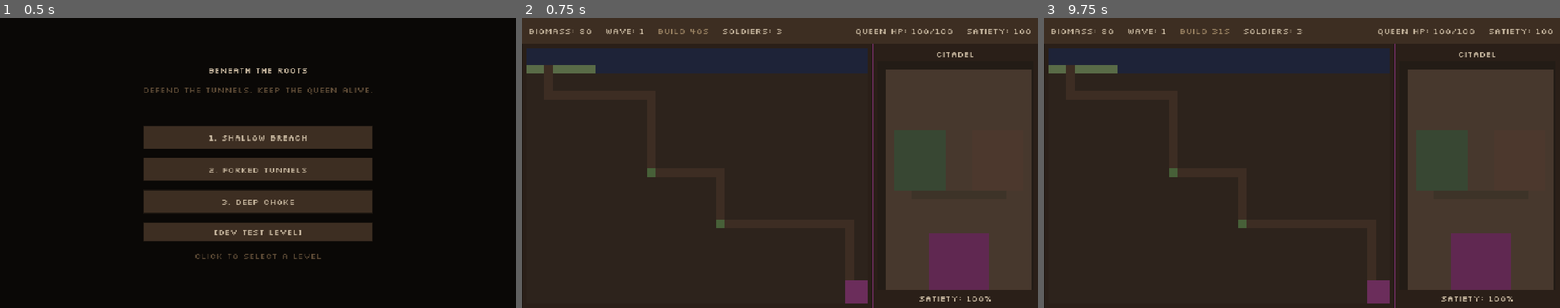
Above: before the commit, frames 1-3 (left to right).
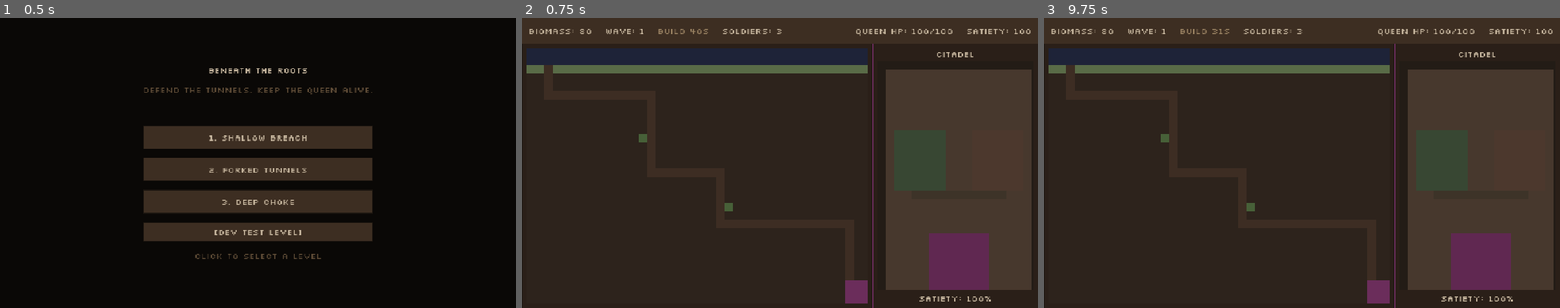
Above: after the commit, the same moments.

Repository: matiaspereiraobando/beneath-the-roots
Game: Godot game, scene res://scenes/menu.tscn
The game is run twice, just before and just after one commit, with the same random seed, the same clock (stepped at 60 frames per second) and the same inputs.
Inputs (mouse positions are in pixels of both pictures, inside the frame that each line leads up to):
- Up to frame 1 (0.5 s): no input
- Up to frame 2 (0.75 s): click "1. Shallow Breach" at 0.5 s
- Up to frame 3 (9.75 s): tap Enter at 1.25, 2.75, 4.25 s; move the mouse to (1415, 148) at 1.27 s; click (1415, 148) at 1.42 s; tap Space at 2, 3.5, 5 s; move the mouse to (1198, 177) at 2.02 s; click (1198, 177) at 2.17 s; move the mouse to (1353, 99) at 2.77 s; click (1353, 99) at 2.92 s; move the mouse to (1276, 221) at 3.52 s; click (1276, 221) at 3.67 s; move the mouse to (1456, 206) at 4.27 s; click (1456, 206) at 4.42 s; move the mouse to (1147, 119) at 5.02 s; click (1147, 119) at 5.17 s; move the mouse to (1327, 163) at 5.77 s; click (1327, 163) at 5.92 s; move the mouse to (1224, 90) at 6.52 s; click (1224, 90) at 6.67 s; move the mouse to (1415, 148) at 7.27 s; click (1415, 148) at 7.42 s; move the mouse to (1198, 177) at 8.02 s; click (1198, 177) at 8.17 s; move the mouse to (1353, 99) at 8.77 s; click (1353, 99) at 8.92 s; move the mouse to (1276, 221) at 9.52 s; click (1276, 221) at 9.67 s

Frame 1 is identical in both runs. In frame 2, 1.7% of the frame differs, in the area x 14-67%, y 16-73%; in frame 3, 1.7%.

Commit message:
fix: macro map layout and tower soldier menu UX
Paint the full surface grass row, place build slots on off-path dirt tiles, and fix SubViewport tower menu input so soldiers can be assigned without the menu jumping.

Co-authored-by: Cursor <cursoragent@cursor.com>

Diff:
--- a/data/levels/level0_test.json
+++ b/data/levels/level0_test.json
@@ -8,8 +8,8 @@
   "startingSoldiers": 3,
   "queenMaxHp": 100,
   "buildSlots": [
-    { "x": 14, "y": 14 },
-    { "x": 22, "y": 20 }
+    { "x": 13, "y": 10 },
+    { "x": 23, "y": 18 }
   ],
   "tunnelTiles": [
     [2, 2], [2, 3], [2, 4], [2, 5], [3, 5], [4, 5], [5, 5], [6, 5],
--- a/scenes/macro_panel.tscn
+++ b/scenes/macro_panel.tscn
@@ -21,7 +21,7 @@
 stretch = true
 
 [node name="SubViewport" type="SubViewport" parent="Margin/SubViewportContainer"]
-handle_input_locally = false
+handle_input_locally = true
 size = Vector2i(640, 480)
 render_target_update_mode = 4
 
--- a/scenes/macro_world.tscn
+++ b/scenes/macro_world.tscn
@@ -13,29 +13,33 @@
 
 [node name="Projectiles" type="Node2D" parent="."]
 
-[node name="TowerMenu" type="PanelContainer" parent="."]
+[node name="UILayer" type="CanvasLayer" parent="."]
+follow_viewport_enabled = true
+layer = 10
+
+[node name="TowerMenu" type="PanelContainer" parent="UILayer"]
 visible = false
 offset_right = 140.0
 offset_bottom = 72.0
 
-[node name="VBox" type="VBoxContainer" parent="TowerMenu"]
+[node name="VBox" type="VBoxContainer" parent="UILayer/TowerMenu"]
 layout_mode = 2
 
-[node name="Info" type="Label" parent="TowerMenu/VBox"]
+[node name="Info" type="Label" parent="UILayer/TowerMenu/VBox"]
 layout_mode = 2
 text = "Spitter"
 
-[node name="Buttons" type="HBoxContainer" parent="TowerMenu/VBox"]
+[node name="Buttons" type="HBoxContainer" parent="UILayer/TowerMenu/VBox"]
 layout_mode = 2
 
-[node name="AddBtn" type="Button" parent="TowerMenu/VBox/Buttons"]
+[node name="AddBtn" type="Button" parent="UILayer/TowerMenu/VBox/Buttons"]
 layout_mode = 2
 text = "+Sol"
 
-[node name="RemoveBtn" type="Button" parent="TowerMenu/VBox/Buttons"]
+[node name="RemoveBtn" type="Button" parent="UILayer/TowerMenu/VBox/Buttons"]
 layout_mode = 2
 text = "-Sol"
 
-[node name="CloseBtn" type="Button" parent="TowerMenu/VBox/Buttons"]
+[node name="CloseBtn" type="Button" parent="UILayer/TowerMenu/VBox/Buttons"]
 layout_mode = 2
 text = "X"
--- a/scripts/data/level_loader.gd
+++ b/scripts/data/level_loader.gd
@@ -28,21 +28,20 @@
 	for x in cols:
 		cells[0][x] = PlaceholderTilesets.MacroTile.SKY
 		cells[1][x] = PlaceholderTilesets.MacroTile.SKY
-	for x in mini(8, cols):
+	# Full grass surface row (row 2)
+	for x in cols:
 		cells[2][x] = PlaceholderTilesets.MacroTile.SURFACE
-	for x in range(8, cols):
-		cells[2][x] = PlaceholderTilesets.MacroTile.SKY
 	var spawn: Vector2i = Vector2i(data.spawnTile.x, data.spawnTile.y)
 	cells[spawn.y][spawn.x] = PlaceholderTilesets.MacroTile.SPAWN
-	var build_set := {}
-	for slot in data.get("buildSlots", []):
-		build_set[Vector2i(slot.x, slot.y)] = true
 	for pair in data.get("tunnelTiles", []):
 		var c := Vector2i(pair[0], pair[1])
-		if build_set.has(c):
+		cells[c.y][c.x] = PlaceholderTilesets.MacroTile.TUNNEL
+	for slot in data.get("buildSlots", []):
+		var c := Vector2i(slot.x, slot.y)
+		if cells[c.y][c.x] == PlaceholderTilesets.MacroTile.TUNNEL:
+			push_warning("Build slot overlaps path at (%d, %d)" % [c.x, c.y])
+		else:
 			cells[c.y][c.x] = PlaceholderTilesets.MacroTile.BUILD
-		else:
-			cells[c.y][c.x] = PlaceholderTilesets.MacroTile.TUNNEL
 	var rect: Dictionary = data.citadelRect
 	for dy in rect.h:
 		for dx in rect.w:
--- a/scripts/macro_panel.gd
+++ b/scripts/macro_panel.gd
@@ -2,7 +2,6 @@
 
 @onready var _viewport: SubViewport = $Margin/SubViewportContainer/SubViewport
 @onready var _macro_world: Node2D = $Margin/SubViewportContainer/SubViewport/MacroWorld
-@onready var _container: SubViewportContainer = $Margin/SubViewportContainer
 
 
 func _ready() -> void:
@@ -11,22 +10,3 @@
 	var w := GameConfig.macro_width() - 16
 	var h := GameConfig.panel_height() - 16
 	_viewport.size = Vector2i(w, h)
-	_container.gui_input.connect(_on_container_gui_input)
-
-
-func _on_container_gui_input(event: InputEvent) -> void:
-	if not event is InputEventMouseButton:
-		return
-	var mb := event as InputEventMouseButton
-	if not mb.pressed or mb.button_index != MOUSE_BUTTON_LEFT:
-		return
-	var pos := _container.get_local_mouse_position()
-	var vp_size := Vector2(_viewport.size)
-	var container_size := _container.size
-	if container_size.x <= 0 or container_size.y <= 0:
-		return
-	var world_pos := Vector2(
-		pos.x / container_size.x * vp_size.x,
-		pos.y / container_size.y * vp_size.y
-	)
-	_macro_world.handle_world_click(world_pos)
--- a/scripts/macro_world.gd
+++ b/scripts/macro_world.gd
@@ -4,11 +4,11 @@
 @onready var enemies_root: Node2D = $Enemies
 @onready var towers_root: Node2D = $Towers
 @onready var projectiles_root: Node2D = $Projectiles
-@onready var tower_menu: PanelContainer = $TowerMenu
-@onready var _tower_info: Label = $TowerMenu/VBox/Info
-@onready var _add_btn: Button = $TowerMenu/VBox/Buttons/AddBtn
-@onready var _remove_btn: Button = $TowerMenu/VBox/Buttons/RemoveBtn
-@onready var _close_btn: Button = $TowerMenu/VBox/Buttons/CloseBtn
+@onready var tower_menu: PanelContainer = $UILayer/TowerMenu
+@onready var _tower_info: Label = $UILayer/TowerMenu/VBox/Info
+@onready var _add_btn: Button = $UILayer/TowerMenu/VBox/Buttons/AddBtn
+@onready var _remove_btn: Button = $UILayer/TowerMenu/VBox/Buttons/RemoveBtn
+@onready var _close_btn: Button = $UILayer/TowerMenu/VBox/Buttons/CloseBtn
 
 var _pathfinding := GridPathfinding.new()
 var _wave_manager := WaveManager.new()
@@ -41,6 +41,7 @@
 	GameState.enemy_reached_end.connect(_on_enemy_removed)
 	GameState.tower_placed.connect(_on_tower_placed)
 	GameState.projectiles_changed.connect(_sync_projectiles)
+	GameState.soldiers_changed.connect(_on_soldiers_changed)
 	_add_btn.pressed.connect(_on_add_soldier)
 	_remove_btn.pressed.connect(_on_remove_soldier)
 	_close_btn.pressed.connect(_hide_tower_menu)
@@ -101,6 +102,15 @@
 	_sync_projectiles()
 
 
+func _unhandled_input(event: InputEvent) -> void:
+	if not event is InputEventMouseButton:
+		return
+	var mb := event as InputEventMouseButton
+	if not mb.pressed or mb.button_index != MOUSE_BUTTON_LEFT:
+		return
+	handle_world_click(get_local_mouse_position())
+
+
 func handle_world_click(world_pos: Vector2) -> void:
 	if GameState.phase == GameState.Phase.WON or GameState.phase == GameState.Phase.LOST:
 		return
@@ -119,9 +129,25 @@
 	_selected_tower = tower
 	tower_menu.visible = true
 	tower_menu.position = world_pos + Vector2(8, -40)
+	_refresh_tower_menu()
+
+
+func _refresh_tower_menu() -> void:
+	if _selected_tower.is_empty():
+		return
 	_tower_info.text = "Spitter  Soldiers: %d/%d" % [
-		tower.soldiers, GameTuning.TOWER_BASE_SLOTS
+		_selected_tower.soldiers, GameTuning.TOWER_BASE_SLOTS
 	]
+	_add_btn.disabled = (
+		_selected_tower.soldiers >= GameTuning.TOWER_BASE_SLOTS
+		or GameState.free_soldiers <= 0
+	)
+	_remove_btn.disabled = _selected_tower.soldiers <= 0
+
+
+func _on_soldiers_changed(_count: int) -> void:
+	if tower_menu.visible:
+		_refresh_tower_menu()
 
 
 func _hide_tower_menu() -> void:
@@ -133,14 +159,12 @@
 	if _selected_tower.is_empty():
 		return
 	GameState.assign_soldier(_selected_tower)
-	_show_tower_menu(_selected_tower, tower_menu.position - Vector2(8, -40))
 
 
 func _on_remove_soldier() -> void:
 	if _selected_tower.is_empty():
 		return
 	GameState.remove_soldier(_selected_tower)
-	_show_tower_menu(_selected_tower, tower_menu.position - Vector2(8, -40))
 
 
 func _on_enemy_spawned(enemy: Dictionary) -> void:
--- a/scripts/systems/pathfinding.gd
+++ b/scripts/systems/pathfinding.gd
@@ -27,7 +27,6 @@
 			var walkable := tile in [
 				PlaceholderTilesets.MacroTile.SURFACE,
 				PlaceholderTilesets.MacroTile.TUNNEL,
-				PlaceholderTilesets.MacroTile.BUILD,
 				PlaceholderTilesets.MacroTile.CITADEL,
 				PlaceholderTilesets.MacroTile.SPAWN,
 			]
--- a/scripts/util/placeholder_tilesets.gd
+++ b/scripts/util/placeholder_tilesets.gd
@@ -54,8 +54,7 @@
 	for i in MACRO_TILE_COUNT:
 		var tile_data := atlas.get_tile_data(Vector2i(i, 0), 0)
 		var walkable := i in [
-			MacroTile.SURFACE, MacroTile.TUNNEL, MacroTile.BUILD,
-			MacroTile.CITADEL, MacroTile.SPAWN
+			MacroTile.SURFACE, MacroTile.TUNNEL, MacroTile.CITADEL, MacroTile.SPAWN
 		]
 		tile_data.set_custom_data("walkable", walkable)
 		tile_data.set_custom_data("build_slot", i == MacroTile.BUILD)
Not shown, added: scripts/citadel_world.gd.uid
Not shown, added: scripts/macro_world.gd.uid
Not shown, added: scripts/systems/combat_system.gd.uid
Not shown, added: scripts/systems/pathfinding.gd.uid
Not shown, added: scripts/systems/wave_manager.gd.uid
